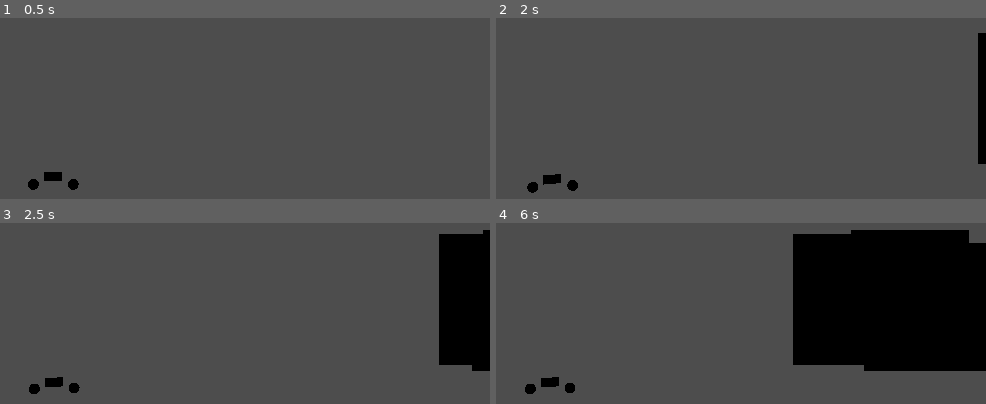
Above: before the commit, frames 1-4 (two rows, left to right).
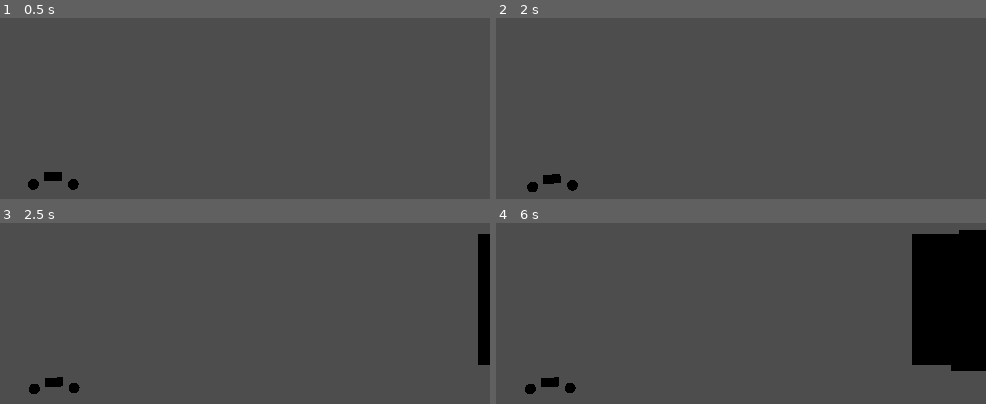
Above: after the commit, the same moments.

Repository: KyleSaki714/brackeysgamejam25-godotgame
Game: Godot game, scene res://Areas/track_creator.tscn
Two runs of this game, one before a commit and one after it. Both use one fixed random seed, a clock stepped at 60 frames per second and the inputs below. This scene is started directly instead of the project's main scene. The engine's default icon, where the game draws it, is replaced by a stand-in: a white triangle on a blue panel in a dark square.
Inputs:
- Up to frame 1 (0.5 s): no input
- Up to frame 2 (2 s): tap Enter at 0.5 s; hold Up (forward) from 0.53 s (still down); tap Space (jump) at 0.77, 1.52 s; tap R (restart) at 1.25 s
- Up to frame 3 (2.5 s): tap R (restart) at 2 s; release Up (forward) at 2.03 s; hold Left (tilt left) from 2.03 s (still down)
- Up to frame 4 (6 s): tap Space (jump) at 3.02, 3.77, 4.52 s; release Left (tilt left) at 3.53 s; hold S (backward) 3.53-4.28 s; hold Right (tilt right) 4.28-5.03 s; hold Up (forward) 5.03-5.78 s; hold Right (tilt right) from 5.78 s (still down)

Frame 1 is identical in both runs. In frame 2, 1.2% of the frame differs, in the area x 6-100%, y 8-97%; in frame 3, 5.9%; in frame 4, 19%, in the area x 6-100%, y 3-92%.

Commit message:
startramp tweaks to collision

Diff:
--- a/Areas/StartRamp.tscn
+++ b/Areas/StartRamp.tscn
@@ -1,14 +1,17 @@
-[gd_scene load_steps=3 format=3 uid="uid://dcptis54g1co7"]
+[gd_scene load_steps=4 format=3 uid="uid://dcptis54g1co7"]
 
 [ext_resource type="Script" path="res://Areas/Terrain.gd" id="1_cfqbf"]
 
 [sub_resource type="Curve3D" id="Curve3D_xg1po"]
-bake_interval = 5.0
+bake_interval = 4.0
 _data = {
-"points": PackedVector3Array(0, 0, 0, 0, 0, 0, 0.243061, -5.16699, 0, -4.1, 0.4, 0, 4.1, -0.4, 0, 12.9919, -5.30408, 0, -2, 1, 0, 2, -1, 0, 20.7, -7.6, 0, -1, 5, 0, 1, -5, 0, 26.8375, -19.5609, 0, 0, 0, 0, 0, 0, 0, 30.6917, -38.4223, 0, 0, 0, 0, 0, 0, 0, 35.393, -53.5983, 0, 0, 0, 0, 0, 0, 0, 39.6751, -71.2907, 0, -5.7, 9, 0, 5.7, -9, 0, 45.8843, -88.3859, 0, 0, 0, 0, 0, 0, 0, 62.5683, -99.4335, 0, -8.8, 0.6, 0, 8.8, -0.6, 0, 78.9862, -101.656, 0, -7.8, -3, 0, 7.8, 3, 0, 101.194, -99.7207, 0, -10.1, -5.4, 0, 10.1, 5.4, 0, 124.91, -86.7136, 0, -4.5, 0.5, 0, 4.5, -0.5, 0, 136.699, -82.0527, 0, 0, 0, 0, 0, 0, 0, 144.239, -100.559, 0, 0, 0, 0, 0, 0, 0, 143.827, -117.969, 0, 0, 0, 0, 0, 0, 0, -0.225716, -116.324, 0, 0, 0, 0, 0, 0, 0, 0.243061, -5.16699, 0),
-"tilts": PackedFloat32Array(0, 0, 0, 0, 0, 0, 0, 0, 0, 0, 0, 0, 0, 0, 0, 0, 0)
+"points": PackedVector3Array(-1, 5, 0, 1, -5, 0, 27.8676, -29.2073, 0, -5.7, 9, 0, 5.7, -9, 0, 45.8843, -88.3859, 0, 0, 0, 0, 0, 0, 0, 62.5683, -99.4335, 0, -8.8, 0.6, 0, 8.8, -0.6, 0, 78.9862, -101.656, 0, -7.8, -3, 0, 7.8, 3, 0, 135.194, -99.7207, 0, -10.1, -5.4, 0, 10.1, 5.4, 0, 158.91, -86.7136, 0, -4.5, 0.5, 0, 4.5, -0.5, 0, 170.699, -82.0527, 0, 0, 0, 0, 0, 0, 0, 178.239, -100.559, 0, 0, 0, 0, 0, 0, 0, 177.827, -117.969, 0, 0, 0, 0, 0, 0, 0, -24.2257, -116.324, 0, 0, 0, 0, 0, 0, 0, -23.8228, -5.3081, 0, -8.62225, 3.39954, 0, 8.62225, -3.39954, 0, 4.66115, -5.52553, 0, -7.97416, 5.2743, 0, 7.97416, -5.2743, 0, 17.3816, -11.7359, 0, -1, 5, 0, 1, -5, 0, 27.8676, -29.2073, 0),
+"tilts": PackedFloat32Array(0, 0, 0, 0, 0, 0, 0, 0, 0, 0, 0, 0, 0, 0)
 }
-point_count = 17
+point_count = 14
+
+[sub_resource type="BoxShape3D" id="BoxShape3D_bjhh7"]
+size = Vector3(40.9865, 12, 3)
 
 [node name="StartRamp" type="StaticBody3D"]
 script = ExtResource("1_cfqbf")
@@ -19,3 +22,7 @@
 
 [node name="Path3D" type="Path3D" parent="."]
 curve = SubResource("Curve3D_xg1po")
+
+[node name="CollisionShape3D" type="CollisionShape3D" parent="."]
+transform = Transform3D(1, 0, 0, 0, 1, 0, 0, 0, 1, -42.1827, -9.87009, 0)
+shape = SubResource("BoxShape3D_bjhh7")
--- a/Bike.tscn
+++ b/Bike.tscn
@@ -25,7 +25,7 @@
 center_of_mass_mode = 1
 center_of_mass = Vector3(-0.94, 0, 0)
 script = ExtResource("1_i3ogk")
-ENGINE_POWER = 250
+ENGINE_POWER = 150
 
 [node name="MeshInstance3D" type="MeshInstance3D" parent="."]
 transform = Transform3D(1, 0, 0, 0, 1, 0, 0, 0, 1, 0, 0.950065, 0)
--- a/World.tscn
+++ b/World.tscn
@@ -16,6 +16,7 @@
 [node name="Bike" parent="." instance=ExtResource("2_pbg5e")]
 transform = Transform3D(1, 0, 0, 0, 1, 0, 0, 0, 1, 5.21796, 0.711944, 0)
 mass = 20.0
+ENGINE_POWER = 150
 
 [node name="WorldEnvironment" type="WorldEnvironment" parent="."]
 environment = SubResource("Environment_3mh0e")
@@ -30,8 +31,12 @@
 [node name="AreasContainer" type="Node3D" parent="."]
 
 [node name="StartRamp" parent="AreasContainer" instance=ExtResource("5_2fkej")]
+transform = Transform3D(1, 0, 0, 0, 1, 0, 0, 0, 1, 58.9711, -4.87364, 0)
 
 [node name="Area1" parent="AreasContainer" instance=ExtResource("5_icdp7")]
+transform = Transform3D(1, 0, 0, 0, 1, 0, 0, 0, 1, 305.481, -76.2789, 0)
+
+[node name="FirstAreaPoint" type="Node3D" parent="AreasContainer"]
 transform = Transform3D(1, 0, 0, 0, 1, 0, 0, 0, 1, 211.907, -69.9431, 0)
 
 [editable path="Bike"]
